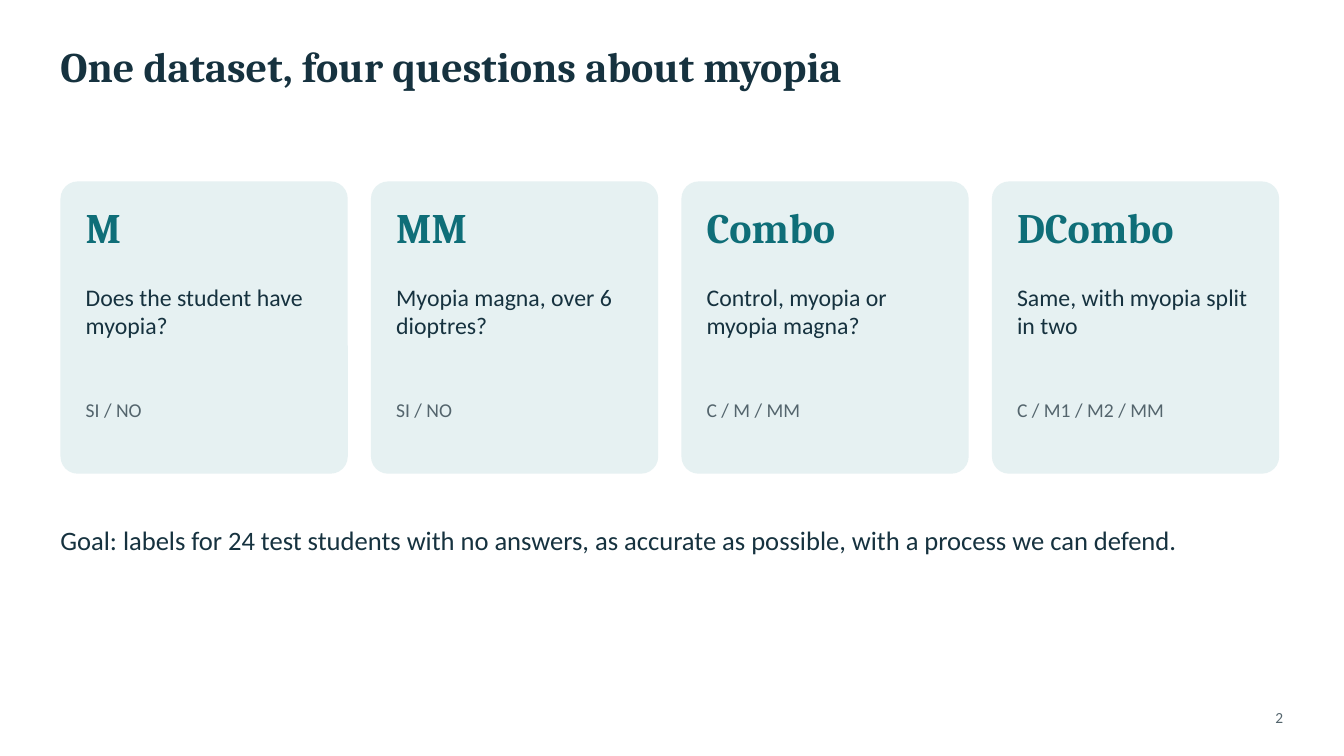
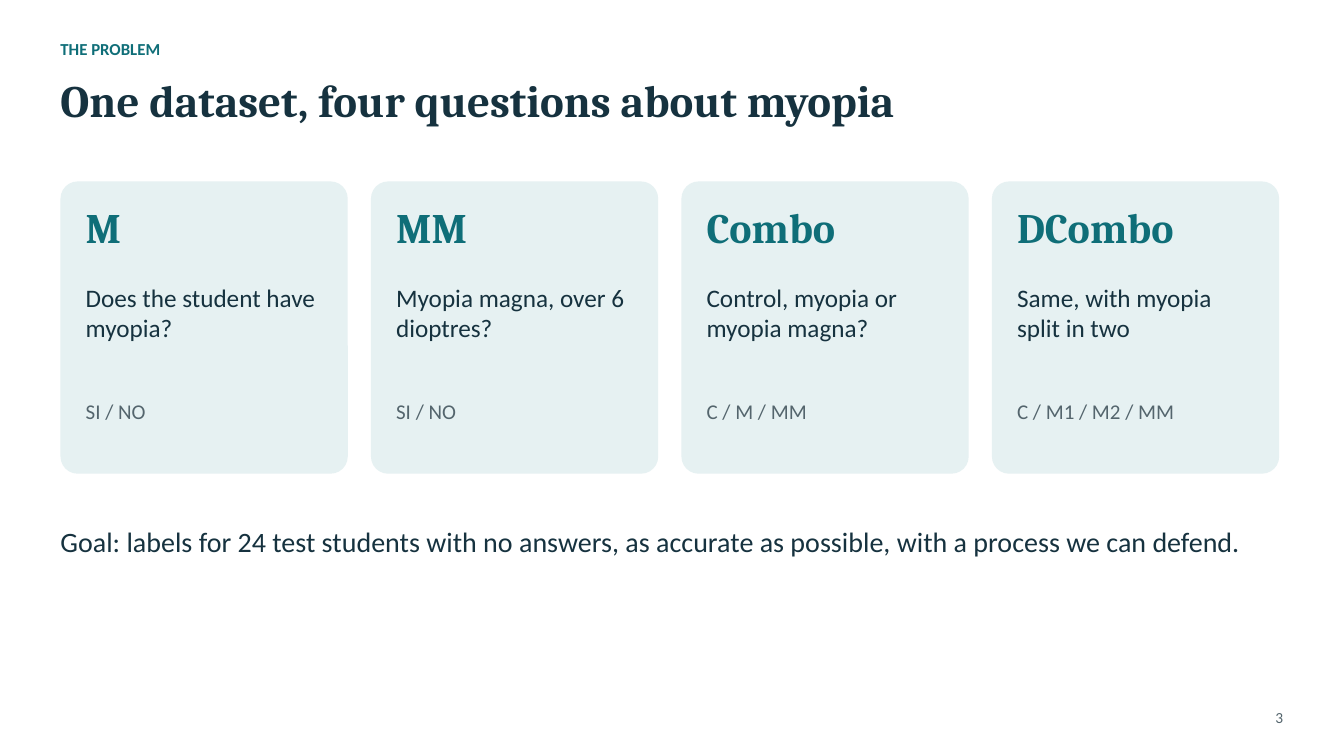
Before and after one commit to tomas20oriol-jpg/miopia-ml-project, a slide deck: slide 3 of slides/myopia_presentation.pptx (slide 2 before the commit). Drawn at 1344x756 pixels with LibreOffice and Linux fonts; fonts in the diff are those of the drawing. Boxes give left, top, right and bottom in pixels: in the first picture for what was removed or moved away, otherwise in the second. Text is boxed around its words. In the diff, an @@ line names an element or a change of style, - is before the commit and + after.

```diff
--- a/slides/myopia_presentation.pptx
+++ b/slides/myopia_presentation.pptx
@@ text added at (x1=60, y1=44, x2=160, y2=55), 12 pt, text #0F6E78, bold @@
+THE PROBLEM
@@ title "One dataset, four questions about ..." moved from (x1=60, y1=52, x2=841, y2=92) to (x1=60, y1=85, x2=894, y2=127) @@
@@ title "One dataset, four questions about ..." at (x1=60, y1=85, x2=894, y2=127): size 30 to 32 pt @@
@@ size 17 to 18 pt in 4 elements at (x1=86, y1=289, x2=315, y2=341), (x1=396, y1=289, x2=624, y2=341), (x1=707, y1=289, x2=897, y2=342), (x1=1017, y1=289, x2=1211, y2=341) @@
@@ size 14 to 15 pt in 4 elements at (x1=86, y1=405, x2=145, y2=419), (x1=396, y1=405, x2=456, y2=419), (x1=707, y1=405, x2=807, y2=419), (x1=1017, y1=405, x2=1174, y2=419) @@
@@ text "Goal: labels for 24 test ..." at (x1=60, y1=532, x2=1240, y2=557): size 19 to 20 pt @@
@@ text at (x1=1275, y1=713, x2=1283, y2=723): text changed @@
-2
+3
```
Also in this commit, not shown: 13 other slides changed, 2 slides added, 1 slide removed, 14 other files.
